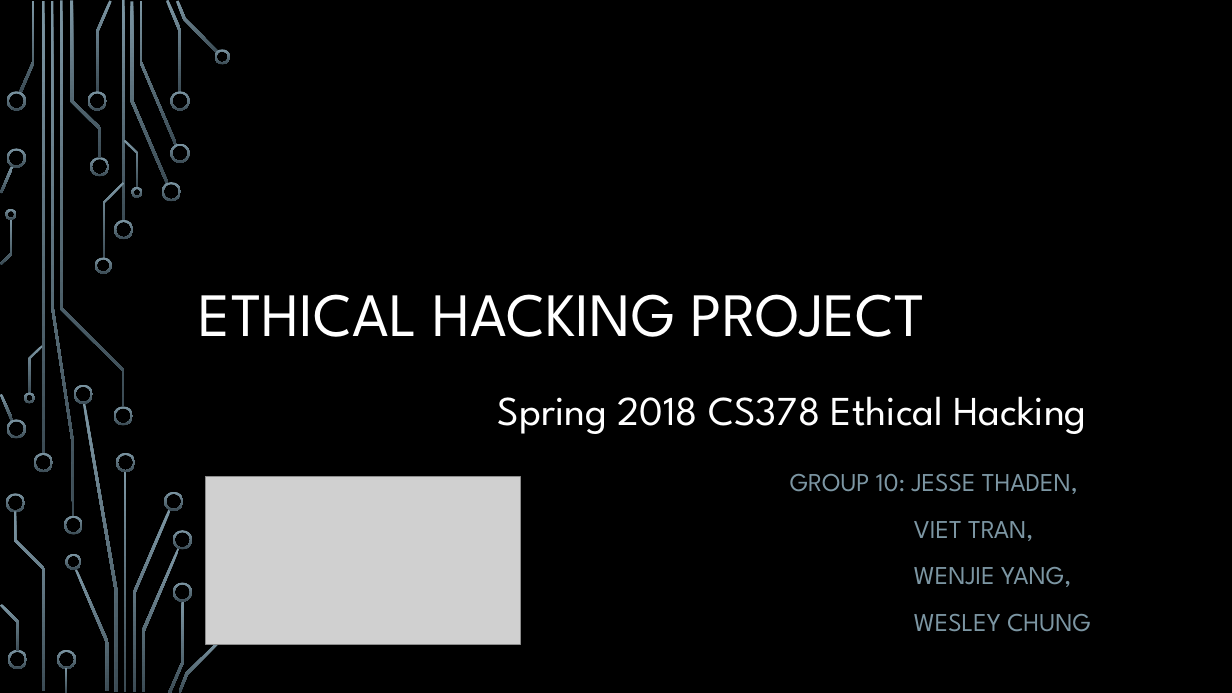
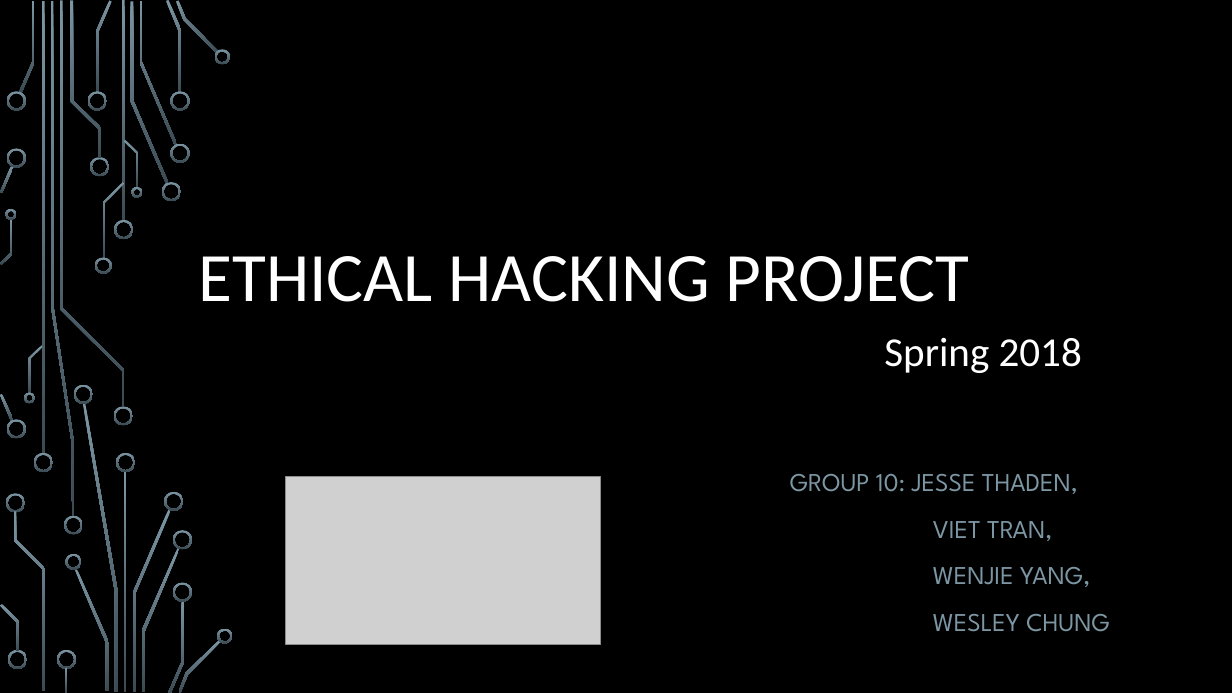
Before and after one commit to jessethd/EthicalHackingFinal, a slide deck: slide 1 of Presentation.pptx. Drawn at 1232x693 pixels with LibreOffice and Linux fonts; fonts in the diff are those of the drawing; grey boxes stand for pictures; background and template pictures are left out. Boxes give left, top, right and bottom in pixels: in the first picture for what was removed or moved away, otherwise in the second. Text is boxed around its words. In the diff, an @@ line names an element or a change of style, - is before the commit and + after.

```diff
--- a/Presentation.pptx
+++ b/Presentation.pptx
@@ title "ETHICAL HACKING PROJECT": place and size @@
-title "ETHICAL HACKING PROJECT" at bbox=[199, 294, 924, 337]
+title "ETHICAL HACKING PROJECT" at bbox=[199, 256, 970, 302]
@@ title "ETHICAL HACKING PROJECT" at bbox=[199, 256, 970, 302]: size 48 to 54 pt, font League Spartan to Calibri @@
@@ text at bbox=[884, 337, 1082, 373]: text changed; font League Spartan to Calibri @@
-Spring 2018 CS378 Ethical Hacking
+Spring 2018
@@ picture: place and size @@
-picture at bbox=[205, 477, 520, 644]
+picture at bbox=[286, 477, 601, 644]
@@ subtitle "GROUP 10: JESSE THADEN," rewrapped from bbox=[790, 474, 1091, 632] to bbox=[790, 474, 1110, 632] @@
```
Also in this commit, not shown: 11 other slides changed.
